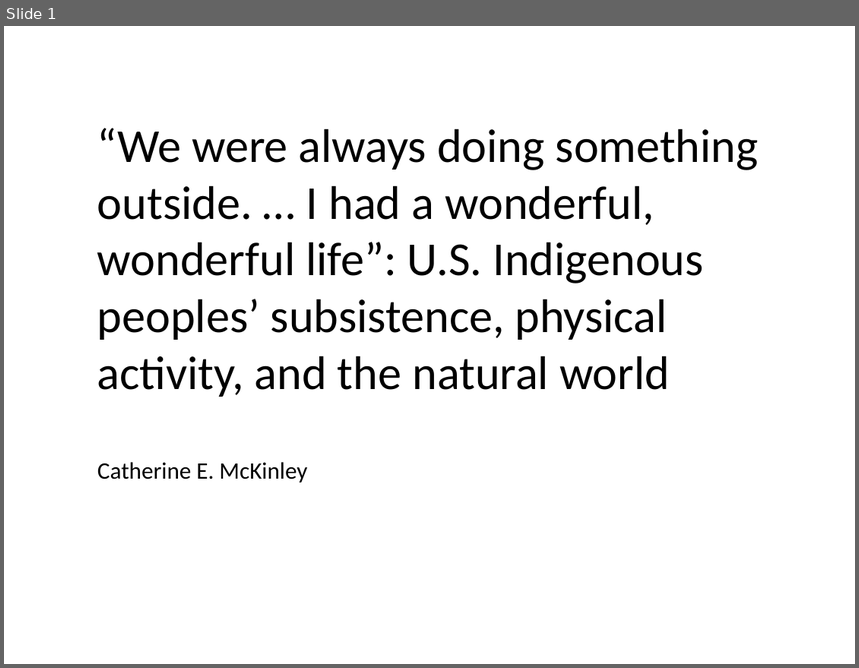
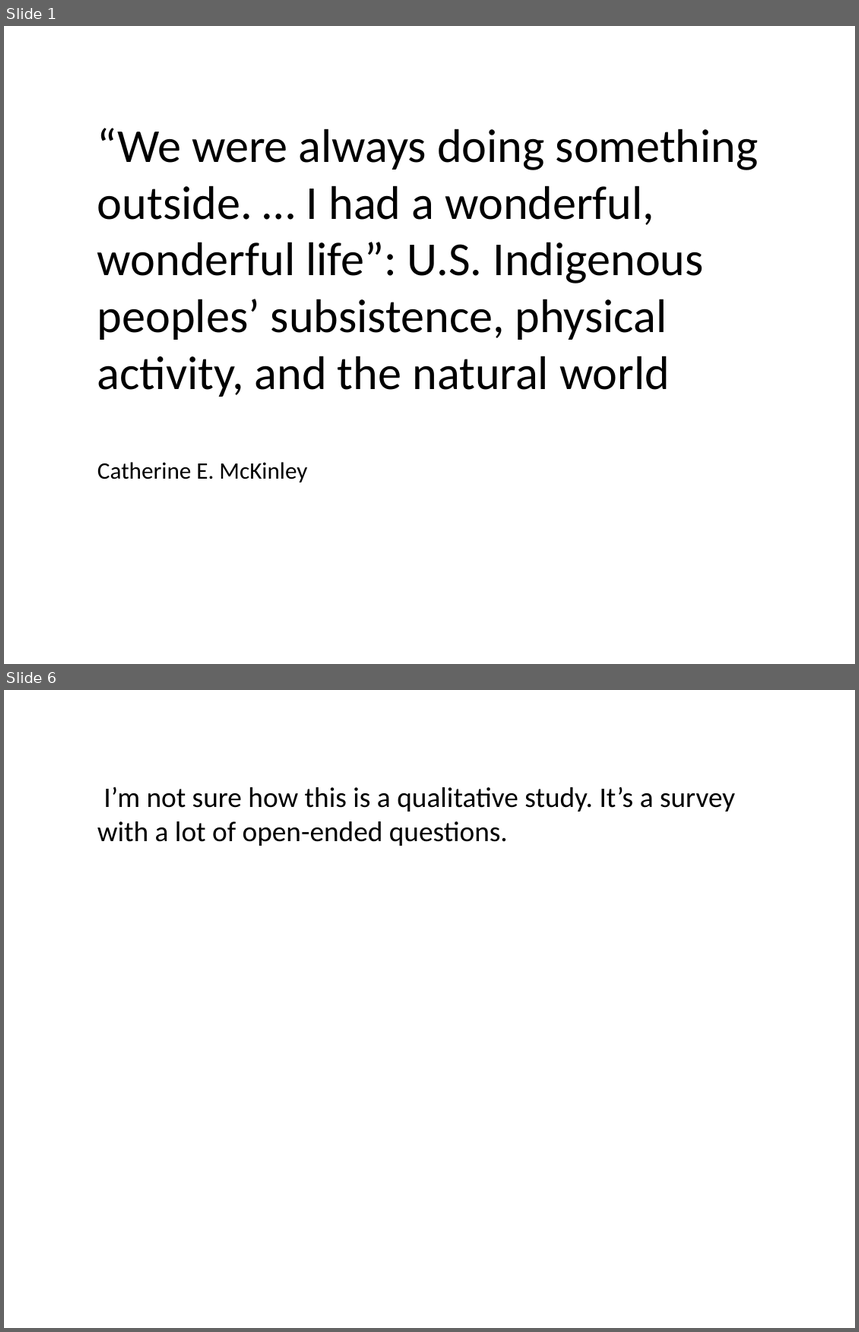
Before and after one commit to Xiaoyany88/INTUITION-Hack, a slide deck: example.pptx. Shown one above the other, each under a label of ours: slide 1 before the commit, slides 1 and 6 after it; the slides between them are not shown. The pictures are 859x668 and 859x1332 pixels, drawn with LibreOffice and Linux fonts; fonts in the diff are those of the drawing. Boxes give left, top, right and bottom in pixels: in the first picture for what was removed or moved away, otherwise in the second. Text is boxed around its words. In the diff, an @@ line names an element or a change of style, - is before the commit and + after.

```diff
--- a/example.pptx
+++ b/example.pptx
@@ slide 6 added at (4,690,855,1328), background #FFFFFF @@
@@ text added at (97,787,735,846), 24 pt, text #000000 @@
+I’m not sure how this is a qualitative study. It’s a survey with a lot of open-ended questions.
```
Also in this commit, not shown: 13 other slides added, 15 other files.
